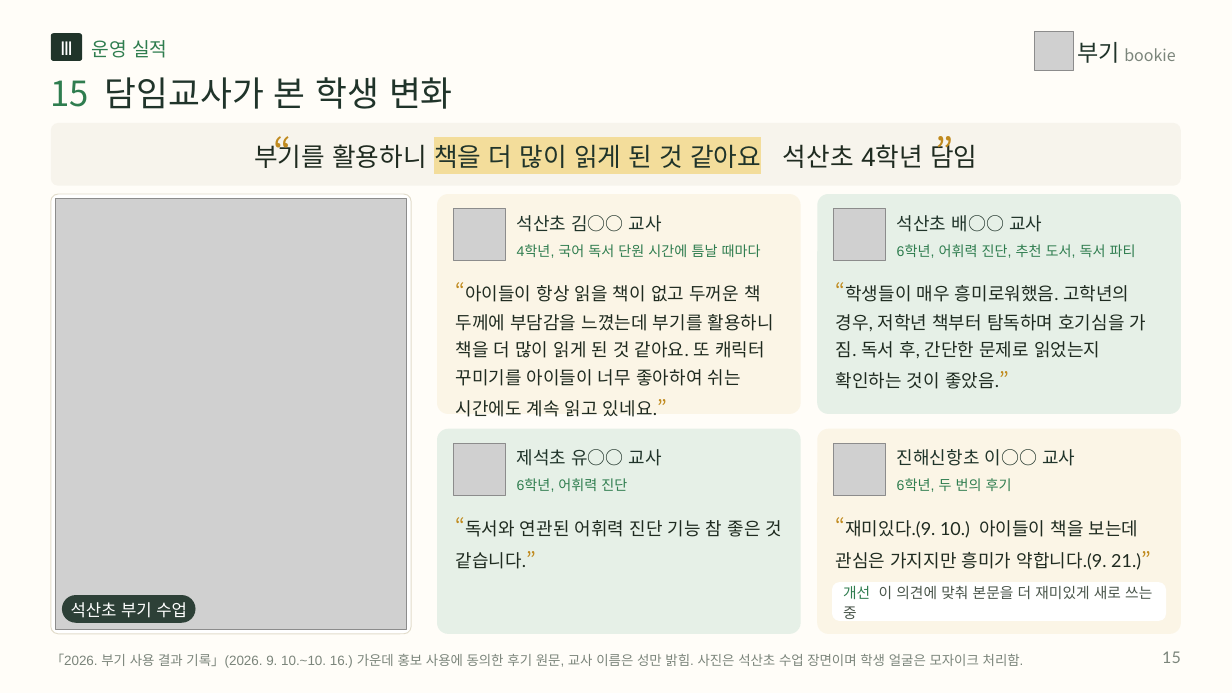
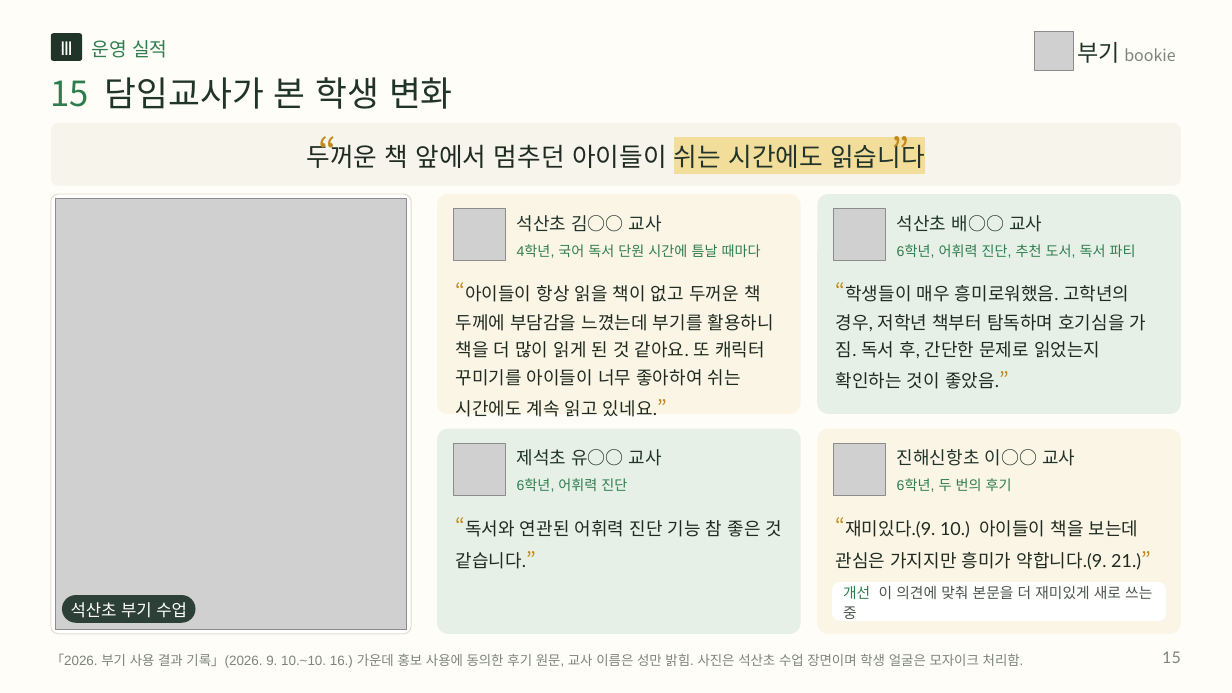
Before and after one commit to legoschool/bookie-test, a slide deck: slide 15 of promo/dl/proposal/bookie-proposal-short-20p.pptx. Drawn at 1232x693 pixels with LibreOffice and Linux fonts; fonts in the diff are those of the drawing; grey boxes stand for pictures. Boxes give left, top, right and bottom in pixels: in the first picture for what was removed or moved away, otherwise in the second. Text is boxed around its words. In the diff, an @@ line names an element or a change of style, - is before the commit and + after.

```diff
--- a/promo/dl/proposal/bookie-proposal-short-20p.pptx
+++ b/promo/dl/proposal/bookie-proposal-short-20p.pptx
@@ text "“": place and size @@
-text "“" at (246,121,292,177)
+text "“" at (290,121,336,177)
@@ text at (307,140,925,168): text changed @@
-부기를 활용하니 책을 더 많이 읽게 된 것 같아요 석산초 4학년 담임
+두꺼운 책 앞에서 멈추던 아이들이 쉬는 시간에도 읽습니다
@@ text "”": place and size @@
-text "”" at (936,121,982,177)
+text "”" at (892,121,938,177)
```
Also in this commit, not shown: 17 other slides changed, 44 other files.
